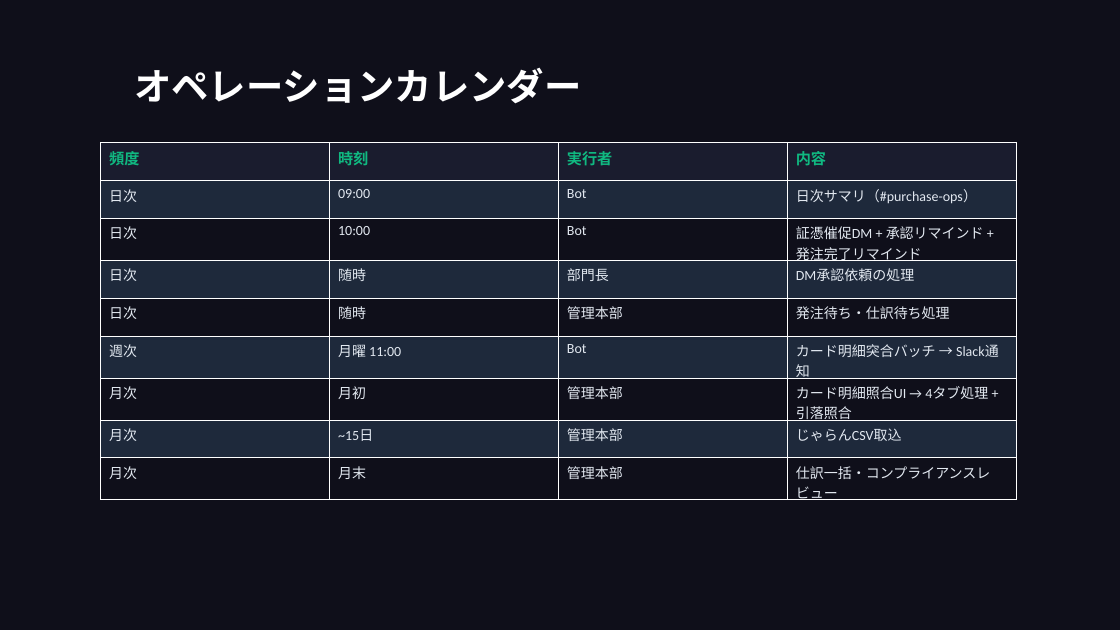
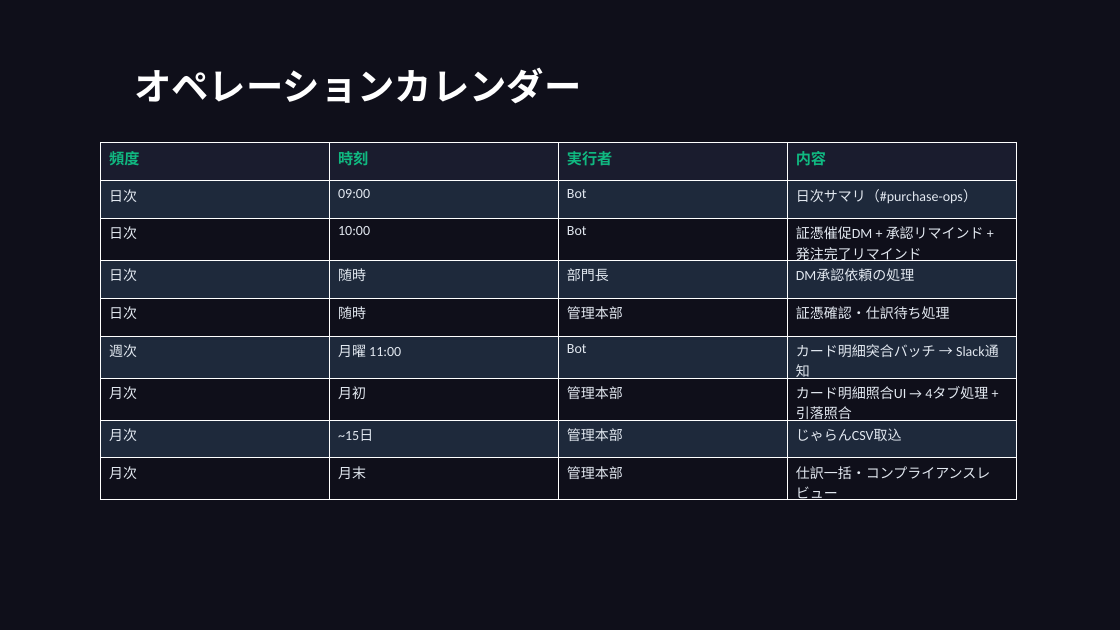
Before and after one commit to takeshiizawa123/next-procurement-poc, a slide deck: slide 29 of docs/operational-guide.pptx. Drawn at 1120x630 pixels with LibreOffice and Linux fonts; fonts in the diff are those of the drawing. Boxes give left, top, right and bottom in pixels: in the first picture for what was removed or moved away, otherwise in the second. Text is boxed around its words. In the diff, an @@ line names an element or a change of style, - is before the commit and + after.

```diff
--- a/docs/operational-guide.pptx
+++ b/docs/operational-guide.pptx
@@ table at (101,143,1018,504) @@
-row 5, column 4: 発注待ち・仕訳待ち処理
+row 5, column 4: 証憑確認・仕訳待ち処理
```
Also in this commit, not shown: 9 other slides changed, 1 slide removed, 5 other files.
